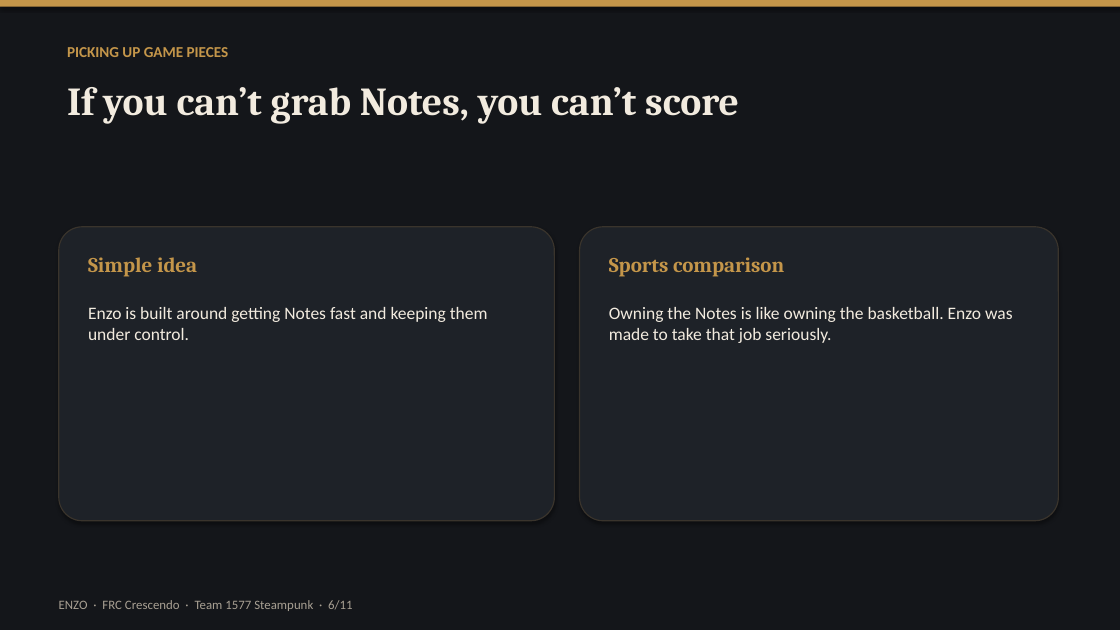
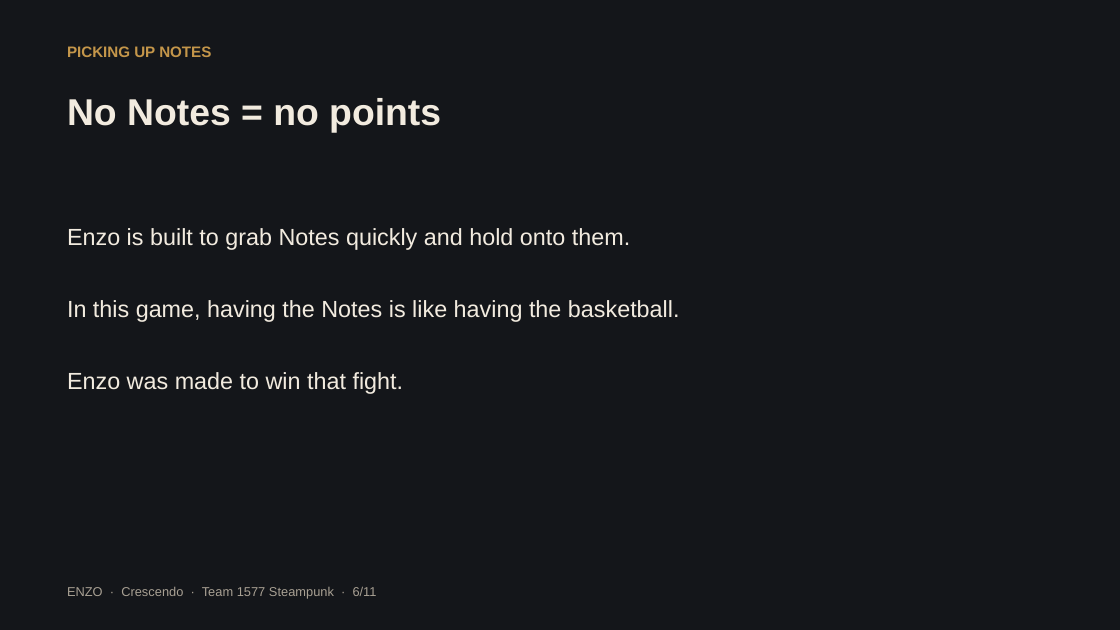
Before and after one commit to SivaBKPalla/ChittrChattr, a slide deck: slide 6 of enzo-presentation/Enzo_Crescendo_Presentation.pptx. Drawn at 1120x630 pixels with LibreOffice and Linux fonts; fonts in the diff are those of the drawing. Boxes give left, top, right and bottom in pixels: in the first picture for what was removed or moved away, otherwise in the second. Text is boxed around its words. In the diff, an @@ line names an element or a change of style, - is before the commit and + after.

```diff
--- a/enzo-presentation/Enzo_Crescendo_Presentation.pptx
+++ b/enzo-presentation/Enzo_Crescendo_Presentation.pptx
@@ background #FFFFFF to #14161A @@
@@ rectangle removed at (x1=0, y1=0, x2=1120, y2=630) @@
@@ rectangle removed at (x1=0, y1=0, x2=1120, y2=7) @@
@@ text at (x1=67, y1=46, x2=211, y2=57): text changed; font Calibri to Arial @@
-PICKING UP GAME PIECES
+PICKING UP NOTES
@@ text removed at (x1=67, y1=87, x2=739, y2=124) @@
-If you can’t grab Notes, you can’t score
@@ text added at (x1=67, y1=98, x2=441, y2=133), 32 pt, text #F2EBDF, bold @@
+No Notes = no points
@@ rounded rectangle removed at (x1=59, y1=227, x2=555, y2=521) @@
@@ text at (x1=67, y1=228, x2=680, y2=394): text changed; size 15 to 20 pt; font Calibri to Arial @@
-Owning the Notes is like owning the basketball. Enzo was made to take that job seriously.
+Enzo is built to grab Notes quickly and hold onto them.
+In this game, having the Notes is like having the basketball.
+Enzo was made to win that fight.
@@ rounded rectangle removed at (x1=580, y1=227, x2=1059, y2=521) @@
@@ text removed at (x1=88, y1=257, x2=197, y2=277) @@
-Simple idea
@@ text removed at (x1=609, y1=257, x2=784, y2=277) @@
-Sports comparison
@@ text removed at (x1=88, y1=307, x2=488, y2=340) @@
-Enzo is built around getting Notes fast and keeping them under control.
@@ text at (x1=67, y1=586, x2=377, y2=599): text changed; font Calibri to Arial @@
-ENZO · FRC Crescendo · Team 1577 Steampunk · 6/11
+ENZO · Crescendo · Team 1577 Steampunk · 6/11
```
Also in this commit, not shown: 10 other slides changed, 4 other files.
